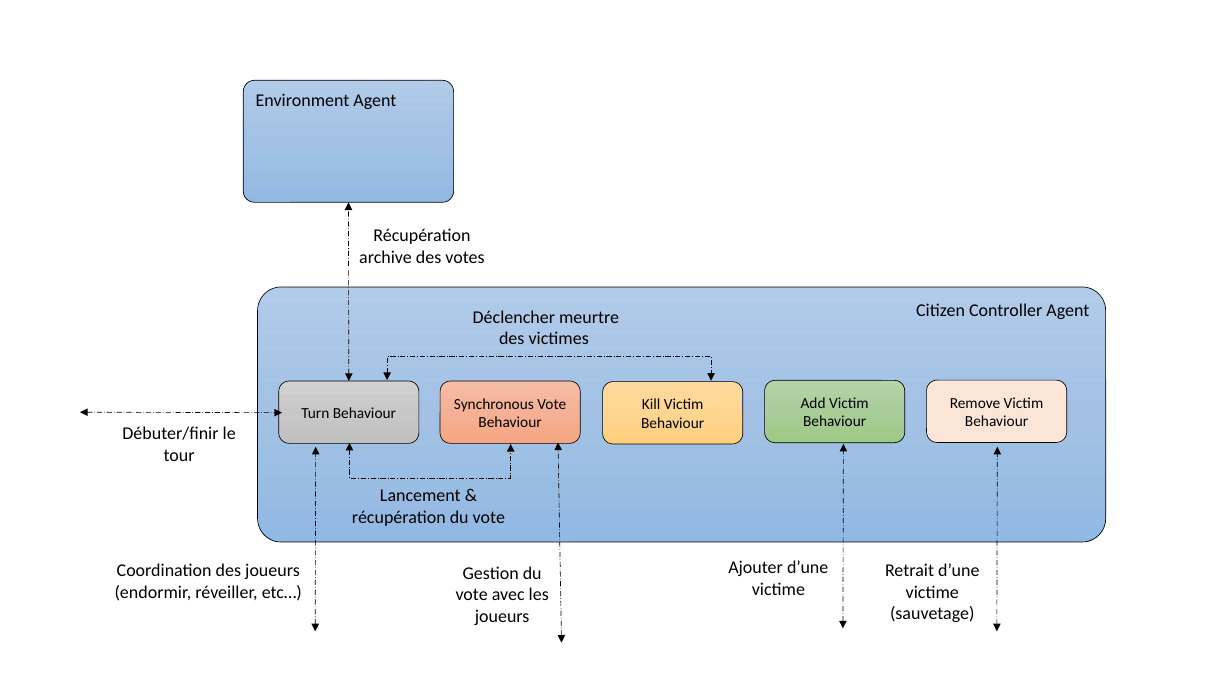
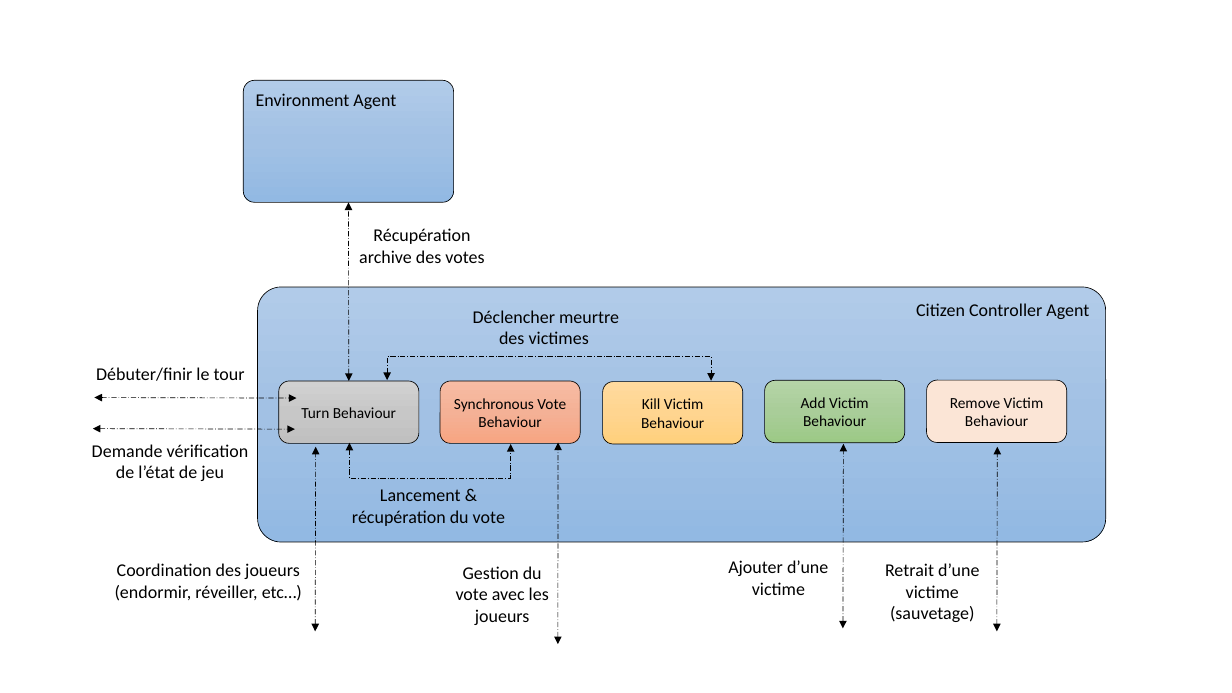
Before and after one commit to konamdav/Loup-Garou, a slide deck: slide 27 of README.pptx. Drawn at 1232x693 pixels with LibreOffice and Linux fonts; fonts in the diff are those of the drawing. Boxes give left, top, right and bottom in pixels: in the first picture for what was removed or moved away, otherwise in the second. Text is boxed around its words. In the diff, an @@ line names an element or a change of style, - is before the commit and + after.

```diff
--- a/README.pptx
+++ b/README.pptx
@@ text "Débuter/finir le tour" rewrapped from (x1=122, y1=426, x2=236, y2=461) to (x1=96, y1=367, x2=245, y2=381) @@
@@ double arrow moved from (80, 412) - (282, 413) to (94, 397) - (297, 398) @@
@@ double arrow added from (92, 429) to (295, 429), #000000 0.5 pt dashed @@
@@ text added at (x1=92, y1=444, x2=249, y2=481), 14 pt, text #000000 @@
+Demande vérification de l’état de jeu
@@ double arrow moved from (562, 643) - (558, 443) to (558, 644) - (558, 443) @@
```
Also in this commit, not shown: 2 slides added, 2 slides removed, 4 other files.
